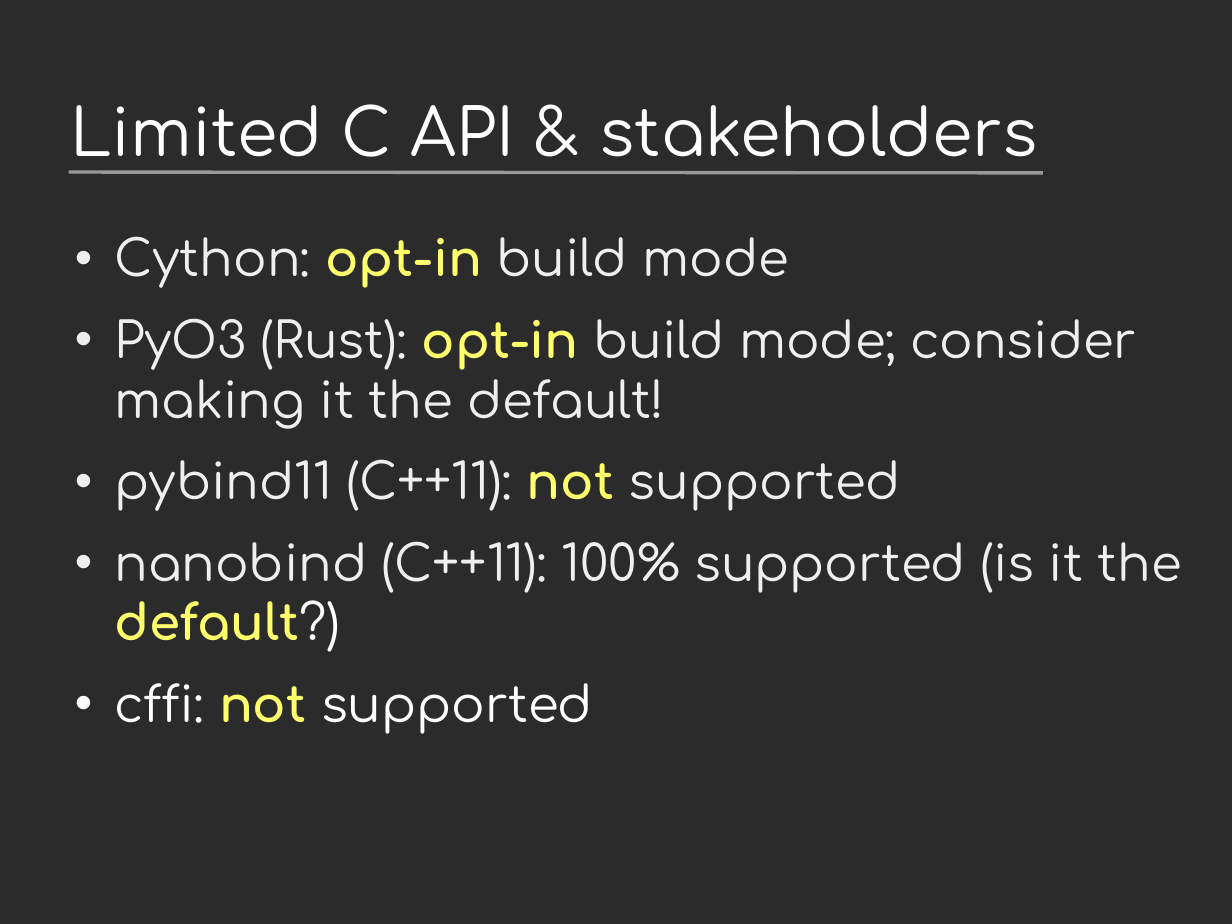
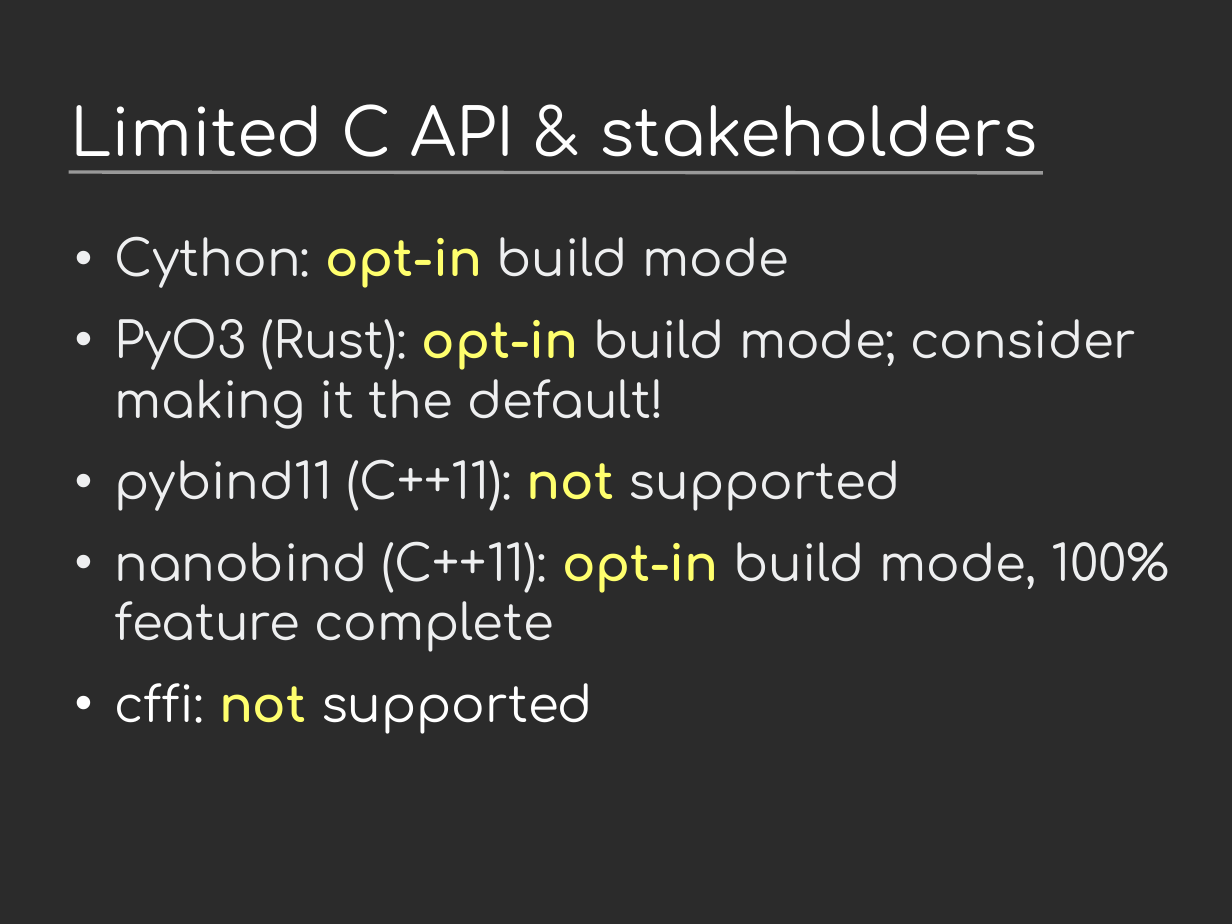
Before and after one commit to vstinner/talks, a slide deck: slide 19 of 2024-PyconUS-LangSummit/c-api.odp. Drawn at 1232x924 pixels with LibreOffice and Linux fonts; fonts in the diff are those of the drawing; background and template pictures are left out; a plain dark background stands for a picture behind light text. Boxes give left, top, right and bottom in pixels: in the first picture for what was removed or moved away, otherwise in the second. Text is boxed around its words. In the diff, an @@ line names an element or a change of style, - is before the commit and + after.

```diff
--- a/2024-PyconUS-LangSummit/c-api.odp
+++ b/2024-PyconUS-LangSummit/c-api.odp
@@ text at (114,541,1169,652): text changed @@
-• nanobind (C++11): 100% supported (is it the default?)
+• nanobind (C++11): opt-in build mode, 100% feature complete
```
Also in this commit, not shown: 1 other slide changed, 1 other file.
